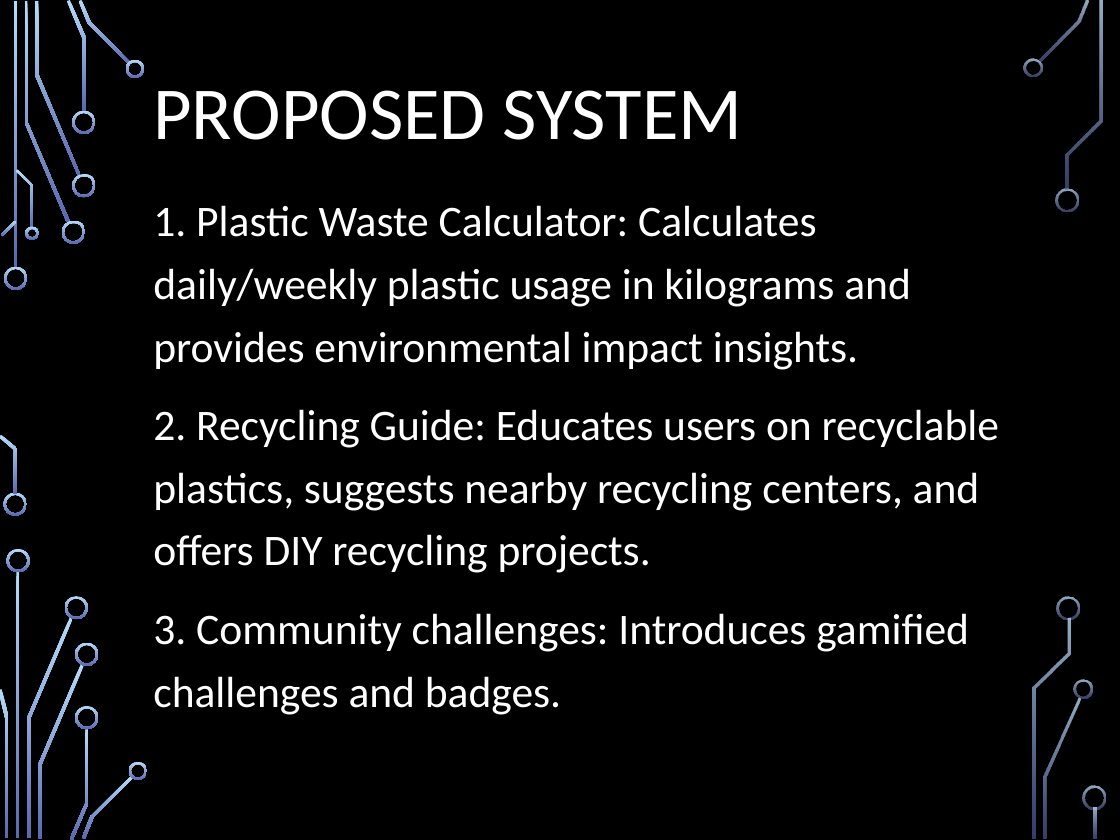
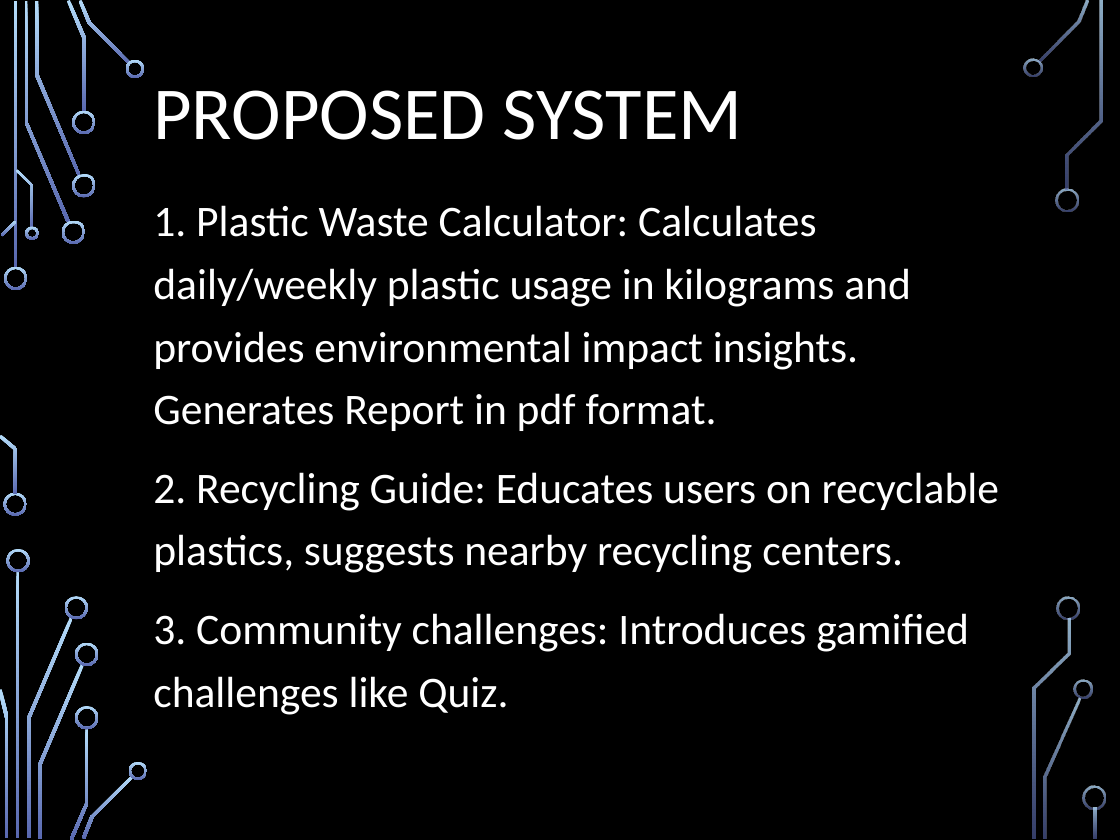
Before and after one commit to nimmyroz06/Main_project, a slide deck: slide 5 of Plastic_Waste_Calculator_Review.pptx. Drawn at 1120x840 pixels with LibreOffice and Linux fonts; fonts in the diff are those of the drawing; background and template pictures are left out. Boxes give left, top, right and bottom in pixels: in the first picture for what was removed or moved away, otherwise in the second. Text is boxed around its words. In the diff, an @@ line names an element or a change of style, - is before the commit and + after.

```diff
--- a/Plastic_Waste_Calculator_Review.pptx
+++ b/Plastic_Waste_Calculator_Review.pptx
@@ text at (153, 205, 999, 715): text changed @@
-1. Plastic Waste Calculator: Calculates daily/weekly plastic usage in kilograms and provides environmental impact insights.
-2. Recycling Guide: Educates users on recyclable plastics, suggests nearby recycling centers, and offers DIY recycling projects.
-3. Community challenges: Introduces gamified challenges and badges.
+1. Plastic Waste Calculator: Calculates daily/weekly plastic usage in kilograms and provides environmental impact insights. Generates Report in pdf format.
+2. Recycling Guide: Educates users on recyclable plastics, suggests nearby recycling centers.
+3. Community challenges: Introduces gamified challenges like Quiz.
```
Also in this commit, not shown: 3 other slides changed, 6 slides added, 1 slide removed, 29 other files.
